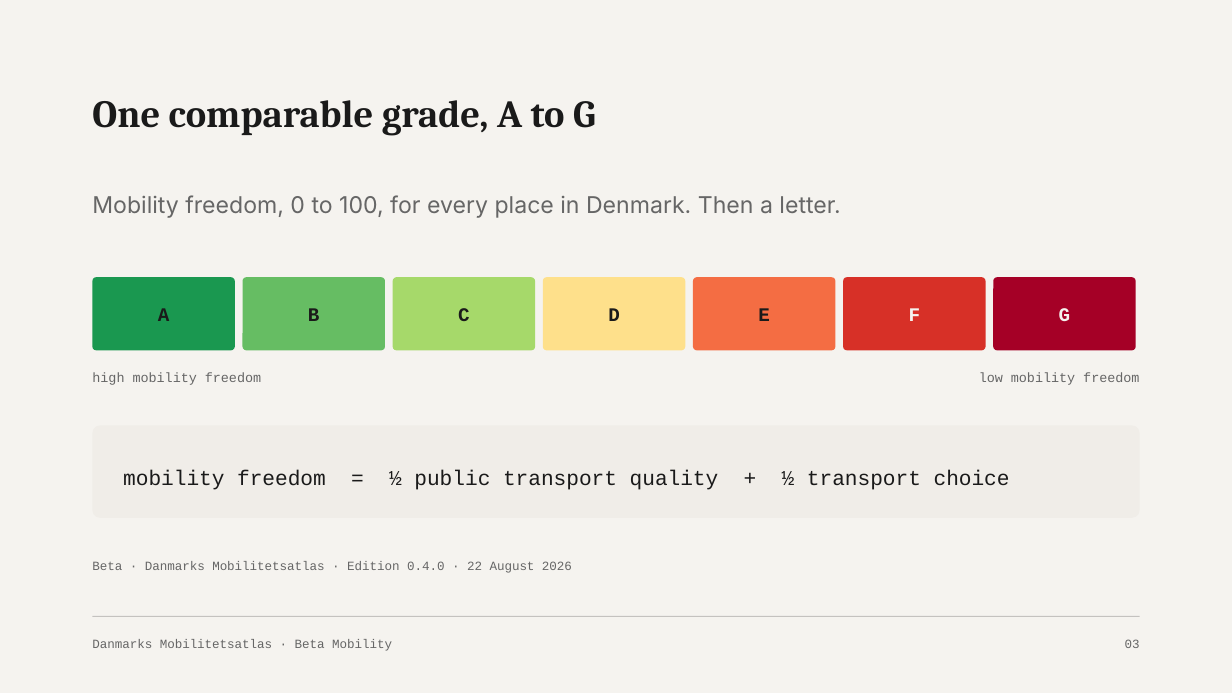
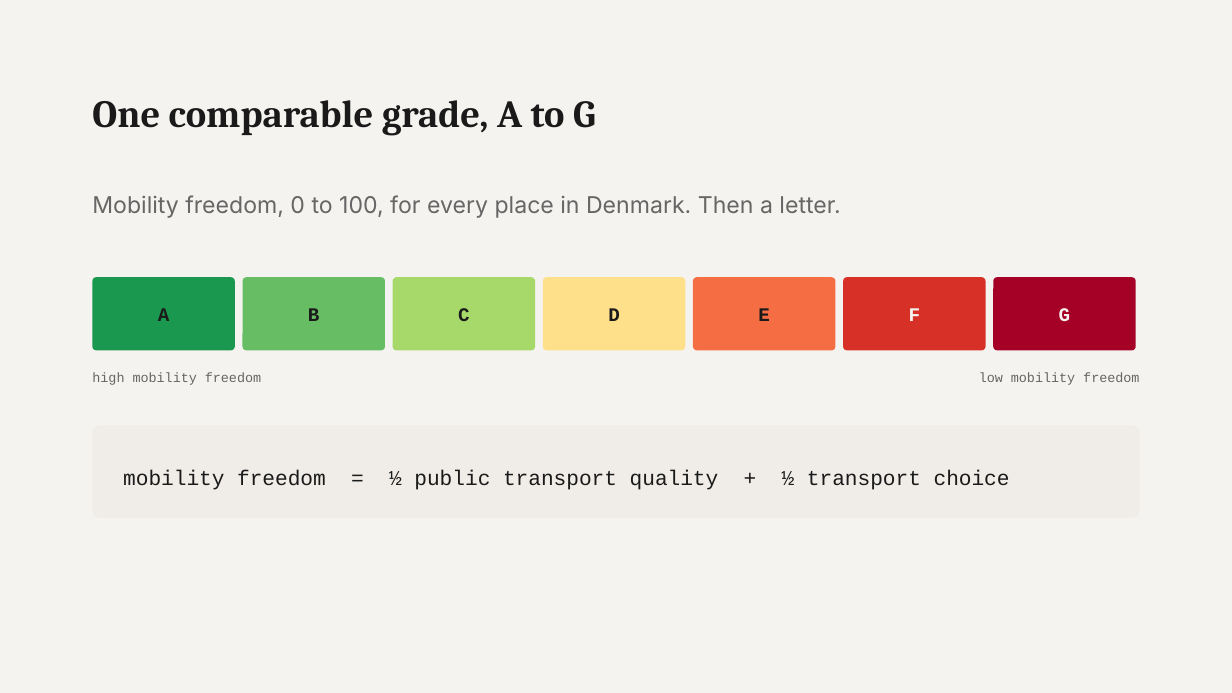
Before and after one commit to betamobility/slides, a slide deck: slide 3 of decks/mobilitetsatlas-intro/Mobilitetsatlas-introduktion.pptx. Drawn at 1232x693 pixels with LibreOffice and Linux fonts; fonts in the diff are those of the drawing. Boxes give left, top, right and bottom in pixels: in the first picture for what was removed or moved away, otherwise in the second. Text is boxed around its words. In the diff, an @@ line names an element or a change of style, - is before the commit and + after.

```diff
--- a/decks/mobilitetsatlas-intro/Mobilitetsatlas-introduktion.pptx
+++ b/decks/mobilitetsatlas-intro/Mobilitetsatlas-introduktion.pptx
@@ text removed at (92, 561, 572, 573) @@
-Beta · Danmarks Mobilitetsatlas · Edition 0.4.0 · 22 August 2026
@@ rectangle removed at (92, 616, 1140, 617) @@
@@ text removed at (92, 639, 392, 651) @@
-Danmarks Mobilitetsatlas · Beta Mobility
@@ text removed at (1125, 639, 1140, 648) @@
-03
```
Also in this commit, not shown: 14 other slides changed, 2 other files.
